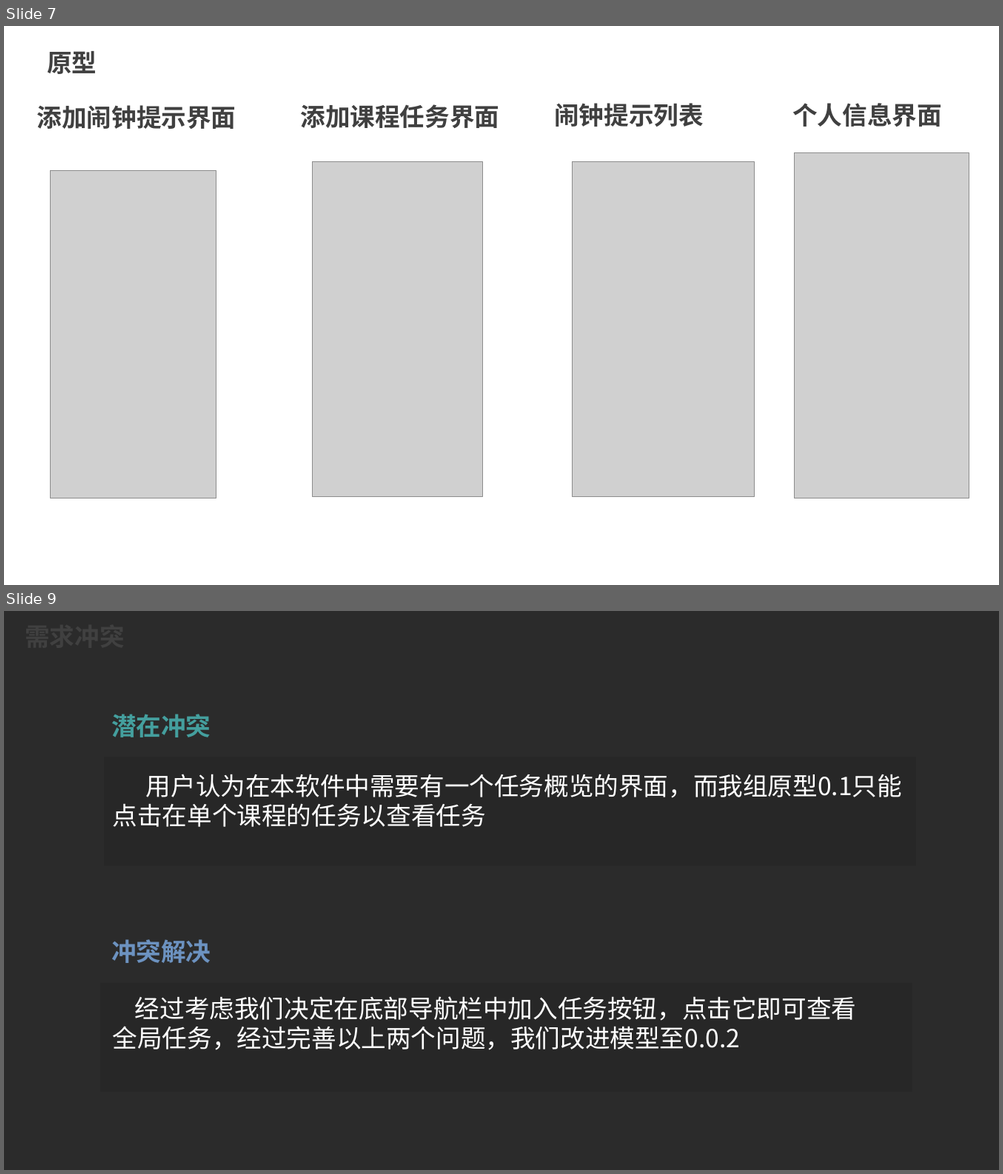
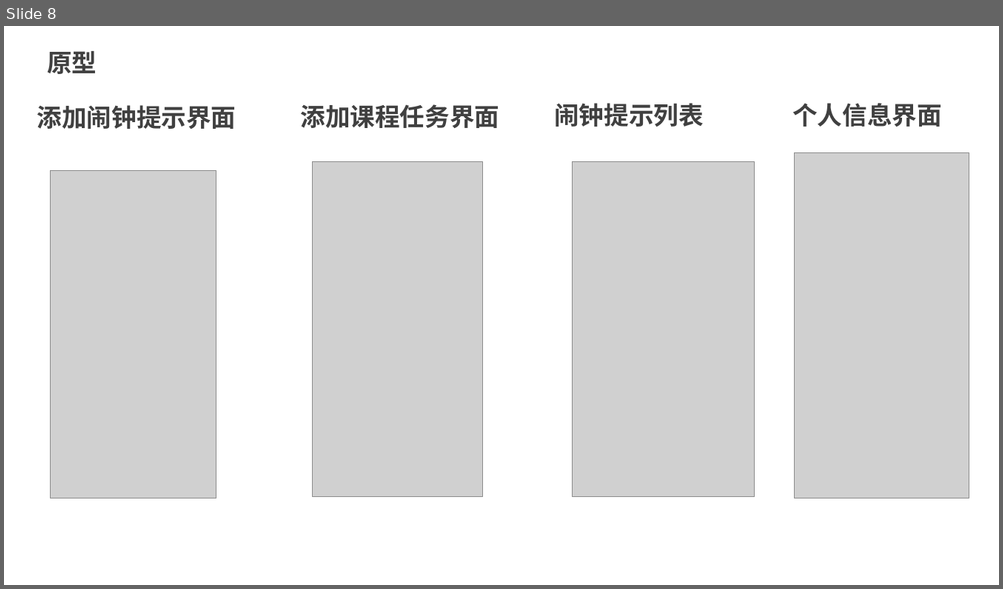
Before and after one commit to wo-ay/G10, a slide deck: 项目文档/文档与ppt/G10SRS评审PPT.pptx. Shown one above the other, each under a label of ours: slides 7 and 9 before the commit, slide 8 after it; the slides between them are not shown. The pictures are 1003x1174 and 1003x589 pixels, drawn with LibreOffice and Linux fonts; fonts in the diff are those of the drawing; grey boxes stand for pictures; background and template pictures are left out; a plain dark background stands for a picture behind light text. Boxes give left, top, right and bottom in pixels: in the first picture for what was removed or moved away, otherwise in the second. Text is boxed around its words. In the diff, an @@ line names an element or a change of style, - is before the commit and + after.

```diff
--- a/项目文档/文档与ppt/G10SRS评审PPT.pptx
+++ b/项目文档/文档与ppt/G10SRS评审PPT.pptx
@@ slide 9 removed at bbox=[4, 611, 999, 1170], background picture (left out) @@
@@ text removed at bbox=[111, 714, 210, 738] @@
-需求冲突
@@ text removed at bbox=[111, 714, 210, 963] @@
-潜在冲突
@@ rectangle removed at bbox=[104, 758, 916, 866] @@
@@ text removed at bbox=[146, 774, 902, 798] @@
-用户认为在本软件中需要有一个任务概览的界面，而我组原型0.1只能点击在单个课程的任务以查看任务
@@ text removed at bbox=[111, 940, 210, 963] @@
-冲突解决
@@ rectangle removed at bbox=[100, 983, 912, 1092] @@
@@ text removed at bbox=[113, 997, 856, 1051] @@
-经过考虑我们决定在底部导航栏中加入任务按钮，点击它即可查看全局任务，经过完善以上两个问题，我们改进模型至0.0.2
@@ what was slide 7 is now slide 8 @@
```
Also in this commit, not shown: 5 slides changed, 4 slides added, 4 other slides removed, 1 other file.
